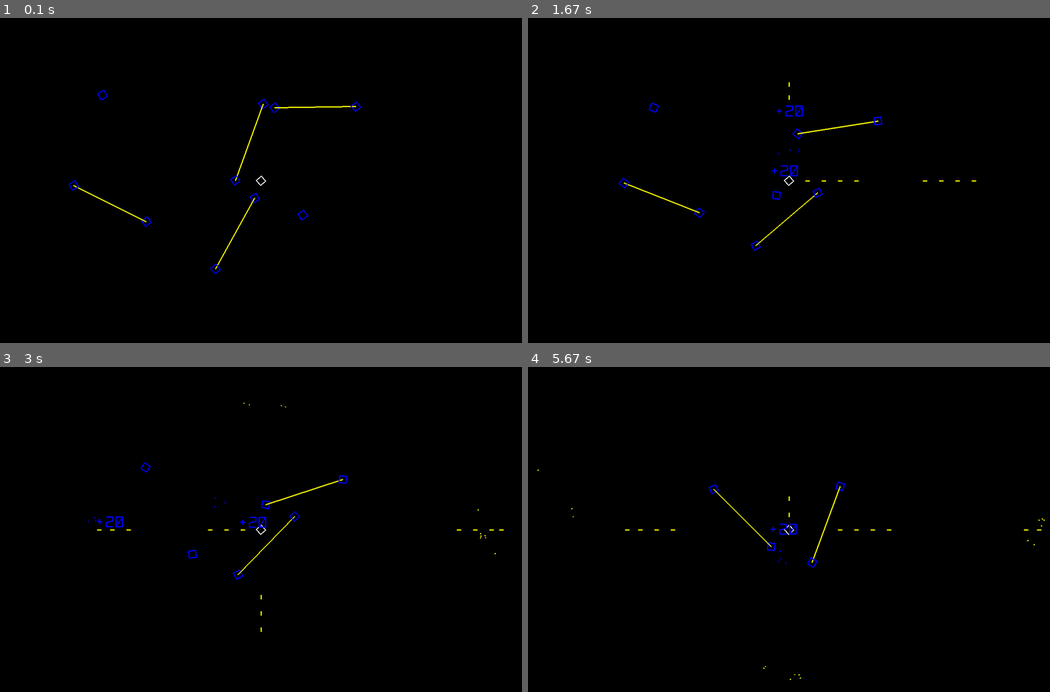
Above: before the commit, frames 1-4 (two rows, left to right).
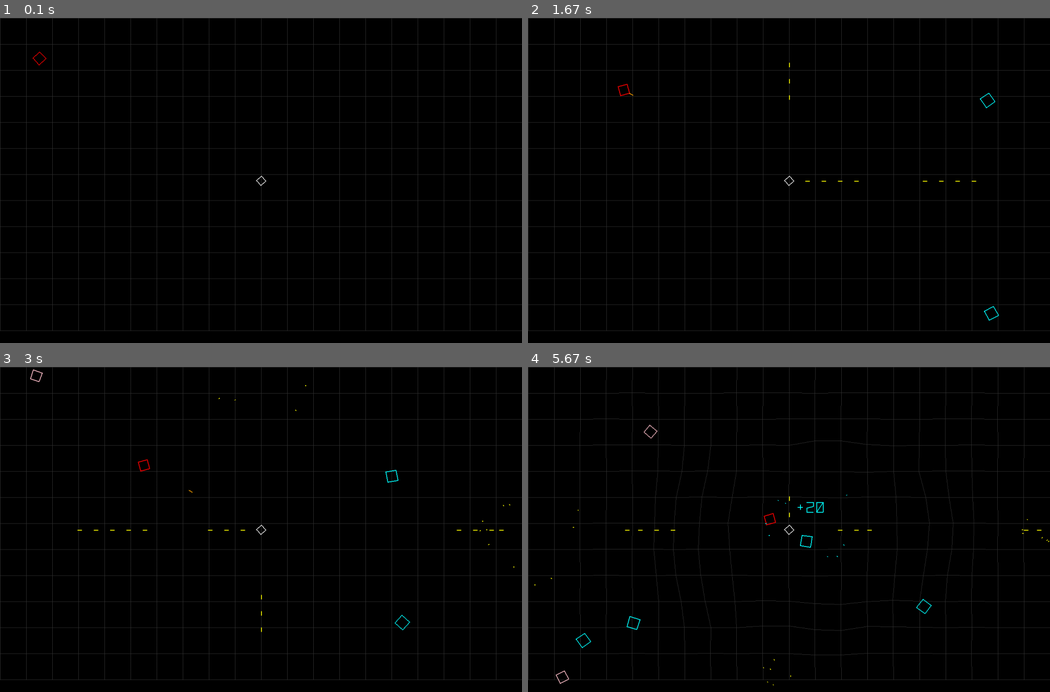
Above: after the commit, the same moments.

Repository: icedman/pygame_chaos_vectors
Game: pygame game, started from main.py
Two runs of this game, one before a commit and one after it. Both use one fixed random seed, a clock stepped at 60 frames per second and the inputs below.
Inputs:
- Up to frame 1 (0.1 s): no input
- Up to frame 2 (1.67 s): hold Right 0.33-0.8 s; hold Up 0.83-1.13 s; hold Right 1.17-1.63 s
- Up to frame 3 (3 s): hold Left 1.67-2.2 s; hold Down 2.23-2.53 s; hold Left 2.57-2.97 s
- Up to frame 4 (5.67 s): hold Up 3-3.37 s; hold Right 3.4-4.03 s; hold Down 4.07-4.43 s; hold Left 4.47-4.93 s; hold Right 4.97-5.43 s; hold Up from 5.47 s (still down)

The runs differ from the first frame. In frame 1, 3.6% of the frame differs, in the area x 0-100%, y 0-97%; in frame 2, 3.7%; in frame 3, 3.6%; in frame 4, 3.9%, in the area x 0-100%, y 0-99%.

Commit message:
implement grid background

Diff:
--- a/draw.py
+++ b/draw.py
@@ -4,13 +4,18 @@
 
 
 class ContextState:
-    strokeWidth = 3
+    color = "white"
+    strokeWidth = 2
     matrix: Matrix = Matrix.identity()
 
-    def __init__(self, copy=None):
+    def __init__(self, copy=None, cloneMatrix=True):
         if copy != None:
+            self.color = copy.color
             self.strokeWidth = copy.strokeWidth
-            self.matrix = Matrix.copy(copy.matrix)
+            if cloneMatrix:
+                self.matrix = Matrix.copy(copy.matrix)
+            else:
+                self.matrix = copy.matrix
 
 
 class Context:
@@ -23,6 +28,9 @@
 
     def save(self):
         self._states.append(ContextState(self.state))
+
+    def saveAttributes(self):
+        self._states.append(ContextState(self.state, False))
 
     def restore(self):
         del self._states[len(self._states) - 1]
@@ -49,7 +57,9 @@
     def clear(self, color):
         self.surface.fill(color)
 
-    def drawLine(self, x, y, x2, y2, color):
+    def drawLine(self, x, y, x2, y2, color=None):
+        if color == None:
+            color = self.state.color
         m = self.state.matrix
         v1 = Vector(x, y).transform(m)
         v2 = Vector(x2, y2).transform(m)
@@ -57,10 +67,10 @@
             self.surface, color, [v1.x, v1.y], [v2.x, v2.y], self.state.strokeWidth
         )
 
-    def drawRect(self, x, y, w, h, color):
+    def drawRect(self, x, y, w, h, color=None):
         pygame.draw.rect(self.surface, color, [x, y, w, h], self.state.strokeWidth)
 
-    def drawPolygon(self, x, y, r, sides, color):
+    def drawPolygon(self, x, y, r, sides, color=None):
         if sides < 3:
             return
 
@@ -77,7 +87,7 @@
             p2 = points[i]
             self.drawLine(p1[0], p1[1], p2[0], p2[1], color)
 
-    def drawPolygonPoints(self, points, color):
+    def drawPolygonPoints(self, points, color=None):
         for i in range(1, len(points) + 1):
             p1 = points[i - 1]
             k = i
@@ -86,7 +96,7 @@
             p2 = points[k]
             self.drawLine(p1[0], p1[1], p2[0], p2[1], color)
 
-    def drawChar(self, x, y, c, size, color, extentsOnly=False):
+    def drawChar(self, x, y, c, size, color=None, extentsOnly=False):
         pts = fnt[C(c) - C(" ")]
         next_moveto = 1
         startPosition = {}
@@ -135,7 +145,7 @@
 
         return adv
 
-    def drawText(self, x, y, text, size, color, align=0):
+    def drawText(self, x, y, text, size, color=None, align=0):
         text = text.upper()
 
         adv = 0
--- a/entities.py
+++ b/entities.py
@@ -2,6 +2,7 @@
 from maths import *
 from enum import Enum
 from particles import initParticle
+from grid import grid
 
 
 class EntityType(Enum):
@@ -84,8 +85,10 @@
     def kill(self):
         e = self
         createFloatingText(e.pos.x, e.pos.y, "+{}".format(e.points), e.color)
-        createParticles(e.pos.x, e.pos.y, 4, e.color)
+        createParticles(e.pos.x, e.pos.y, 8, e.color)
         entityService.destroy(e)
+        grid.pull(e.pos.x, e.pos.y, 8, 8)
+        # grid.push(e.pos.x, e.pos.y, 8, 1)
 
     def control(self):
         return
@@ -190,6 +193,7 @@
     p = entityService.create(x, y, EntityType.floatingText)
     p.text = text
     p.color = color
+    p.direction = Vector(0, -1)
     entityService.attach(p)
 
 
@@ -538,6 +542,7 @@
         self.radius = 10
         self.color = "yellow"
         self.speed = gameState.speed_shot
+        self.direction = Vector.identity()
 
     def create(self):
         return Shot()
@@ -586,6 +591,7 @@
         self.radius = 10
         self.life = 2500
         self.speed = 4.45
+        self.direction = Vector.identity()
 
     def create(self):
         return EnemyShot()
@@ -606,6 +612,7 @@
         self.life = 1000
         self.speed = gameState.speed_particle
         self.max_count = 120
+        self.direction = Vector.identity()
 
     def create(self):
         return Particle()
@@ -771,10 +778,12 @@
 
         # rotate
         if e.rotate_toward:
-            a = angleTo(0, 0, e.direction.x, e.direction.y)
+            a = angleTo(0, 0, e.direction.x, e.direction.y) + 360
+            e.angle += 360
             e.angle *= 4
             e.angle += a
             e.angle /= 5
+            e.angle -= 360
 
         player = gameState.player
         e.bound()
--- a/game.py
+++ b/game.py
@@ -1,16 +1,21 @@
+from maths import *
 from state import gameState
 from entities import entityService, EntityType
-from maths import *
+from grid import grid
 import particles
 
 
 class Game:
+    size = []
+
     def setup(self, size):
+        self.size = size
         gameState.screen["width"] = size[0]
         gameState.screen["height"] = size[1]
         self.newGame()
 
     def newGame(self):
+        grid.init(self.size[0], self.size[1])
         gameState.init()
         entityService.init()
         gameState.player = entityService.create(0, 0, EntityType.player)
@@ -22,11 +27,12 @@
         # entityService.attach(entityService.create(100, 100, EntityType.purpleSquare))
         # entityService.attach(entityService.create(100, 100, EntityType.snake))
         # entityService.attach(entityService.create(100, 100, EntityType.redClone))
+        entityService.attach(entityService.create(100, 100, EntityType.redClone))
         # entityService.attach(entityService.create(100, 100, EntityType.generator))
-        for i in range(0, 10):
-            entityService.attach(
-                entityService.create(Rand(100, 800), Rand(100, 600), EntityType.lineEnd)
-            )
+        # for i in range(0, 10):
+        #     entityService.attach(
+        #         entityService.create(Rand(100, 800), Rand(100, 600), EntityType.lineEnd)
+        #     )
 
         self.centerPlayer()
 
@@ -39,6 +45,7 @@
 
     def update(self, dt):
         gameState.tick += dt
+        grid.update(dt)
 
         entities = self.entities()
         for k in entities.keys():
@@ -46,7 +53,7 @@
             for e in ek:
                 entityService.update(e, dt)
 
-        # self.spawn(gameState.tick)
+        self.spawn(gameState.tick)
 
     def randomCorner(self, c):
         x = 0
--- /dev/null
+++ b/grid.py
@@ -0,0 +1,175 @@
+from maths import *
+
+
+class GridPoint:
+    ox = 0
+    oy = 0
+    x = 0
+    y = 0
+    dx = 0
+    dy = 0
+    fx = 0
+    fy = 0
+
+    def update(self, dt, xx, yy):
+        speedScale = 1
+
+        if Abs(xx - self.x) > 2:
+            self.dx += Sgn(xx - self.x)
+        if Abs(yy - self.y) > 2:
+            self.dy += Sgn(yy - self.y)
+
+        if Abs(self.ox - self.x) > 1:
+            self.x = self.x + Sgn(self.ox - self.x) * speedScale
+            self.dx += Sgn(self.ox - self.x) / 2
+        else:
+            self.x = self.ox
+
+        if Abs(self.oy - self.y) > 1:
+            self.y = self.y + Sgn(self.oy - self.y) * speedScale
+            self.dy += Sgn(self.oy - self.y) / 2
+        else:
+            self.y = self.oy
+
+        self.dx = self.dx * 0.899
+        self.dy = self.dy * 0.899
+
+        self.x = self.x + self.dx * speedScale
+        self.y = self.y + self.dy * speedScale
+
+    def disrupt(self, xx, yy):
+        if Abs(xx) > 8:
+            xx = xx / 16
+        if Abs(yy) > 8:
+            yy = yy / 16
+        self.dx = self.dx + xx
+        self.dy = self.dy + yy
+        self.speed = self.dx * self.dx + self.dy * self.dy
+        if self.speed > 160:
+            self.dx = self.dx / self.speed * 128
+            self.dy = self.dy / self.speed * 128
+
+
+class GridLine:
+    p1: Vector = Vector()
+    p2: Vector = Vector()
+
+    def __init__(self, p1, p2):
+        self.p1 = Vector.copy(p1)
+        self.p2 = Vector.copy(p2)
+
+
+class Grid:
+    grid: list[list[GridPoint, GridPoint]] = []
+    lines: list[GridLine] = []
+
+    SCREENW = 1024
+    SCREENH = 768
+    PLAYFIELDW = 1024
+    PLAYFIELDH = 768
+    GRIDWIDTH = 16 * 4
+    GRIDHEIGHT = 16 * 4
+    NUMGPOINTSW = 0
+    NUMGPOINTSH = 0
+
+    def init(self, w=0, h=0):
+        if w > 0 and h > 0:
+            self.PLAYFIELDW = w
+            self.PLAYFIELDH = h
+
+        self.NUMGPOINTSW = Floor(1 + self.PLAYFIELDW / self.GRIDWIDTH)
+        self.NUMGPOINTSH = Floor(1 + self.PLAYFIELDH / self.GRIDHEIGHT)
+
+        for r in range(0, self.NUMGPOINTSW):
+            row = []
+            for c in range(0, self.NUMGPOINTSH):
+                row.append(GridPoint())
+            self.grid.append(row)
+
+        self.reset()
+
+    def update(self, dt):
+        grid = self.grid
+        for a in range(1, self.NUMGPOINTSW - 1):
+            for b in range(1, self.NUMGPOINTSH - 1):
+                xx = 0
+                xx += grid[a - 1][b].x
+                xx += grid[a][b - 1].x
+                xx += grid[a][b + 1].x
+                xx += grid[a + 1][b].x
+                xx = xx / 4
+
+                yy = 0
+                yy += grid[a - 1][b].y
+                yy += grid[a][b - 1].y
+                yy += grid[a][b + 1].y
+                yy += grid[a + 1][b].y
+                yy = yy / 4
+
+                grid[a][b].update(dt, xx, yy)
+
+    def reset(self):
+        grid = self.grid
+        for a in range(0, self.NUMGPOINTSW):
+            for b in range(0, self.NUMGPOINTSH):
+                grid[a][b].ox = a * self.GRIDWIDTH
+                grid[a][b].oy = b * self.GRIDHEIGHT
+                grid[a][b].x = a * self.GRIDWIDTH
+                grid[a][b].y = b * self.GRIDHEIGHT
+                grid[a][b].dx = 0
+                grid[a][b].dy = 0
+
+    def pull(self, x1, y1, sz=4, amnt=4):
+        grid = self.grid
+        # amnt *= speedScale
+        a = x1 / self.GRIDWIDTH
+        b = y1 / self.GRIDHEIGHT
+        for xx in range(-sz, sz):
+            for yy in range(-sz, sz):
+                ix = Floor(a + xx)
+                iy = Floor(b + yy)
+                if ix <= 0:
+                    continue
+                if ix < self.NUMGPOINTSW:  #'-2
+                    if iy <= 0:
+                        continue
+                    if iy < self.NUMGPOINTSH:  #'-2
+                        if xx * xx + yy * yy < sz * sz:
+                            diffx = grid[ix][iy].x - x1
+                            diffy = grid[ix][iy].y - y1
+                            dist = Sqr(diffx * diffx + diffy * diffy)
+                            if dist > 0:
+                                grid[ix][iy].dx -= (
+                                    diffx / dist * amnt
+                                )  # '*(1-(dist*dist)/(sz*sz*4*256))
+                                grid[ix][iy].dy -= (
+                                    diffy / dist * amnt
+                                )  # '*(1-(dist*dist)/(sz*sz*4*256))
+
+    def push(self, x1, y1, sz=4, amnt=1):
+        grid = self.grid
+        # amnt *= speedScale
+        a = x1 / self.GRIDWIDTH
+        b = y1 / self.GRIDHEIGHT
+        for xx in range(-sz, sz):
+            for yy in range(-sz, sz):
+                ix = Floor(a + xx)
+                iy = Floor(b + yy)
+                if ix <= 0:
+                    continue
+                if ix < self.NUMGPOINTSW:  # '-2
+                    if iy <= 0:
+                        continue
+                    if iy < self.NUMGPOINTSH:  # '-2
+                        diffx = grid[ix][iy].ox - x1
+                        diffy = grid[ix][iy].oy - y1
+                        diffxo = grid[ix][iy].ox - grid[ix][iy].x
+                        diffyo = grid[ix][iy].oy - grid[ix][iy].y
+                        dist = diffy * diffy + diffx * diffx
+                        disto = diffyo * diffyo + diffxo * diffxo
+                        if dist > 1 and disto < 400 and dist < 50 * 50:
+                            grid[ix][iy].dx += diffx * amnt  # '/dist*amnt
+                            grid[ix][iy].dy += diffy * amnt  # '/dist*amnt
+
+
+grid = Grid()
--- a/main.py
+++ b/main.py
@@ -3,7 +3,7 @@
 from game import Game
 from state import gameState
 from draw import Context
-from renderer import Renderer, renderShape
+from renderer import Renderer, renderShape, renderGrid
 
 pygame.init()
 size = [1280, 800]
@@ -42,6 +42,7 @@
     game.update(dt)
 
     gfx.clear("black")
+    renderGrid(gfx)
 
     gfx.save()
 
--- a/renderer.py
+++ b/renderer.py
@@ -4,6 +4,7 @@
 from draw import Context
 from entities import *
 from shapes import shapes
+from grid import grid
 
 
 def renderShape(ctx: Context, shape: str, x, y, r, color="red"):
@@ -100,3 +101,41 @@
 
         if e.text != "":
             ctx.drawText(e.pos.x, e.pos.y, e.text, 2, e.color)
+
+
+def renderGridDots(ctx):
+    for c in grid.grid:
+        for r in c:
+            ctx.drawLine(r.x, r.y, r.x - 1, r.y - 1)
+
+
+def renderGridLines(ctx):
+    rc = len(grid.grid)
+    cc = len(grid.grid[0])
+
+    # vertical
+    for ir in range(0, rc):
+        prev = None
+        for ic in range(0, cc):
+            r = grid.grid[ir][ic]
+            if prev != None:
+                ctx.drawLine(r.x, r.y, prev.x, prev.y)
+            prev = r
+
+    # horizontal
+    for ic in range(0, cc):
+        prev = None
+        for ir in range(0, rc):
+            r = grid.grid[ir][ic]
+            if prev != None:
+                ctx.drawLine(r.x, r.y, prev.x, prev.y)
+            prev = r
+
+
+def renderGrid(ctx):
+    ctx.saveAttributes()
+    ctx.state.color = (50, 50, 50)
+    ctx.state.strokeWidth = 1
+    # renderGridDots(ctx)
+    renderGridLines(ctx)
+    ctx.restore()
--- a/state.py
+++ b/state.py
@@ -33,7 +33,16 @@
         self.speed_player = 4
         self.tick = 0
         self.cnt = 0
-        self.keys = {}
+        self.keys = {
+            "w": False,
+            "a": False,
+            "s": False,
+            "d": False,
+            "left": False,
+            "right": False,
+            "up": False,
+            "down": False,
+        }
         self.speed_nme = 0.75
         self.speed_shot = 8
         self.speed_particle = 3
--- a/test.py
+++ b/test.py
@@ -1,5 +1,6 @@
 from game import Game
 from entities import EntityService
+from grid import *
 
 size = [800, 600]
 
@@ -7,3 +8,7 @@
 game.setup(size)
 
 game.update(0)
+
+grid = Grid()
+grid.init(800, 600)
+grid.update(0)
